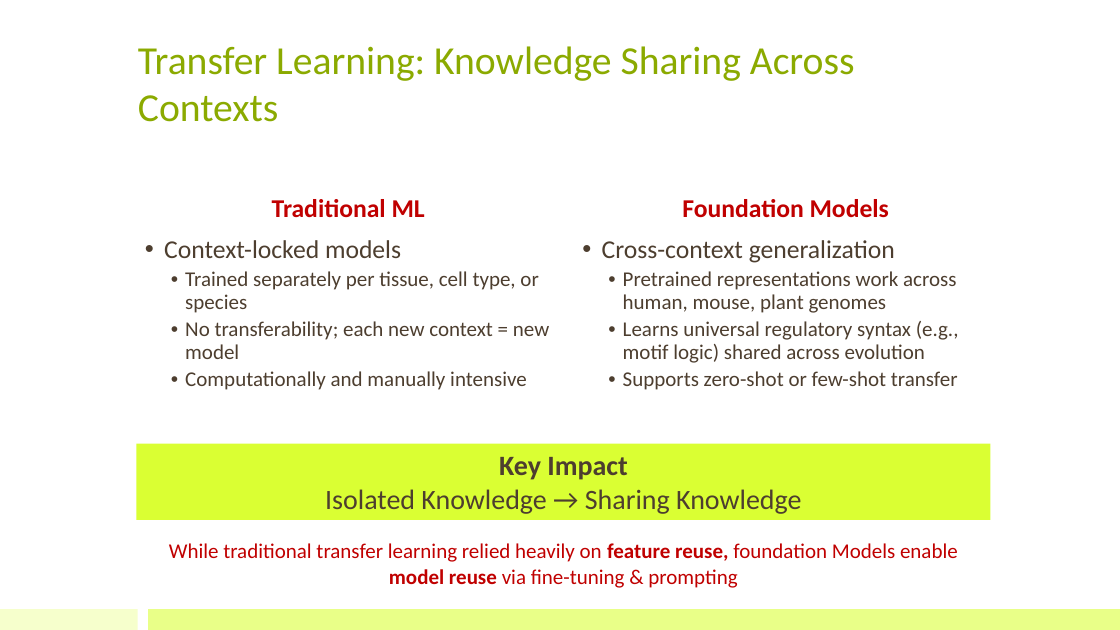
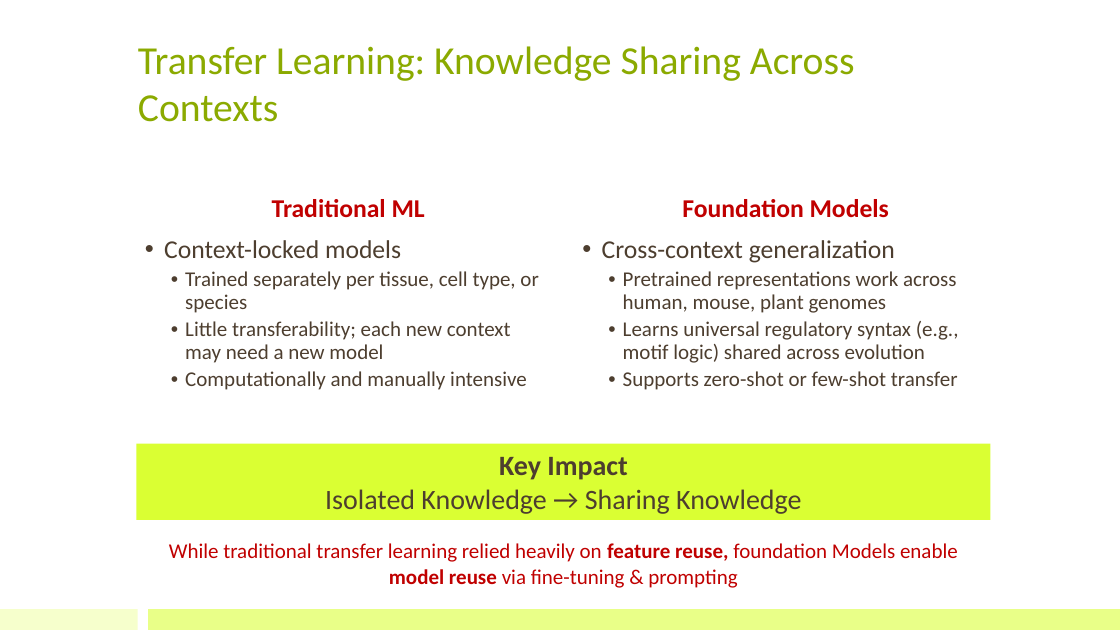
Before and after one commit to bioinfo-kaust/gfm-workshop, a slide deck: slide 12 of lecture_slides/1.day1_before_lunch/lecture_1a_intro_gfm.pptx. Drawn at 1120x630 pixels with LibreOffice and Linux fonts; fonts in the diff are those of the drawing. Boxes give left, top, right and bottom in pixels: in the first picture for what was removed or moved away, otherwise in the second. Text is boxed around its words. In the diff, an @@ line names an element or a change of style, - is before the commit and + after.

```diff
--- a/lecture_slides/1.day1_before_lunch/lecture_1a_intro_gfm.pptx
+++ b/lecture_slides/1.day1_before_lunch/lecture_1a_intro_gfm.pptx
@@ text at bbox=[185, 321, 511, 363]: text changed @@
-  • No transferability; each new context = new model
+  • Little transferability; each new context may need a new model
```
Also in this commit, not shown: 5 other slides changed, 2 other files.
